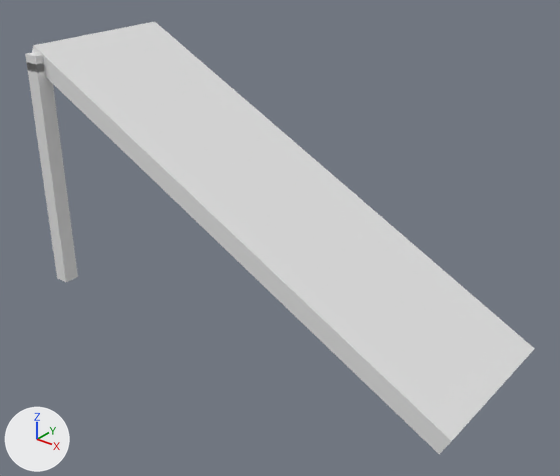
Renders of the FBX model Assets/Models/Tetrominos/Slides/VS6.fbx from each side of a commit.
Before and after are seen from a 50 mm camera at (-0.34, -2.28, 4.1) aimed at (-2.91, 0.94, 2.1). The axes (+X, +Y, +Z) are drawn at lower left. The lights are the same throughout. Where no turn or scale is listed for an object, it has been applied to the vertices.
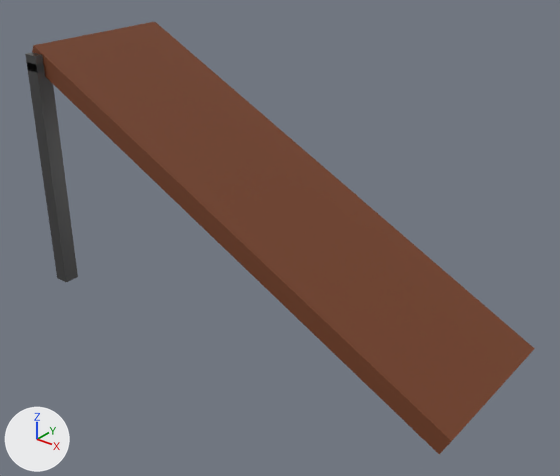
Where the change shows, as pixel boxes (x1, y1, x2, y2) in the pictures (560 x 476 px):
'Cube.001', recoloured (white to brown): (32, 22, 534, 454) in both
'Cube.020', recoloured: (26, 62, 78, 282) in both
'Cube.019', recoloured: (25, 53, 44, 73) in both

What changed in the scene script:
```text
Add mat_metall:
    mat_metall = principled_material('Metall')
    mat_metall.base_color = (0.135, 0.135, 0.135)  # dark grey #676767
    mat_metall.metallic = 0.85
    mat_metall.roughness = 0.28
Add mat_wood:
    mat_wood = principled_material('Wood')
    mat_wood.base_color = (0.174, 0.0489, 0.0162)  # brown #743e22
    mat_wood.roughness = 0.673
Change me_cube_101:
    where me_cube_101.from_pydata(...)  # 8 vertices, 6 faces; spans x -1.51..1.51, y -0.5..0.5, z -0.79..0.79
    add me_cube_101.materials.append(mat_wood)  # brown #743e22
Change me_cube_056:
    where me_cube_056.from_pydata(...)  # 8 vertices, 6 faces; spans x -0.05..0.05, y -0.05..0.05, z -0.75..0.75
    add me_cube_056.materials.append(mat_metall)  # dark grey #676767
Change me_cube_055:
    where me_cube_055.from_pydata(...)  # 8 vertices, 6 faces; spans x -0.05..0.05, y -0.5..0.5, z -0.05..0.05
    add me_cube_055.materials.append(mat_metall)  # dark grey #676767
```
